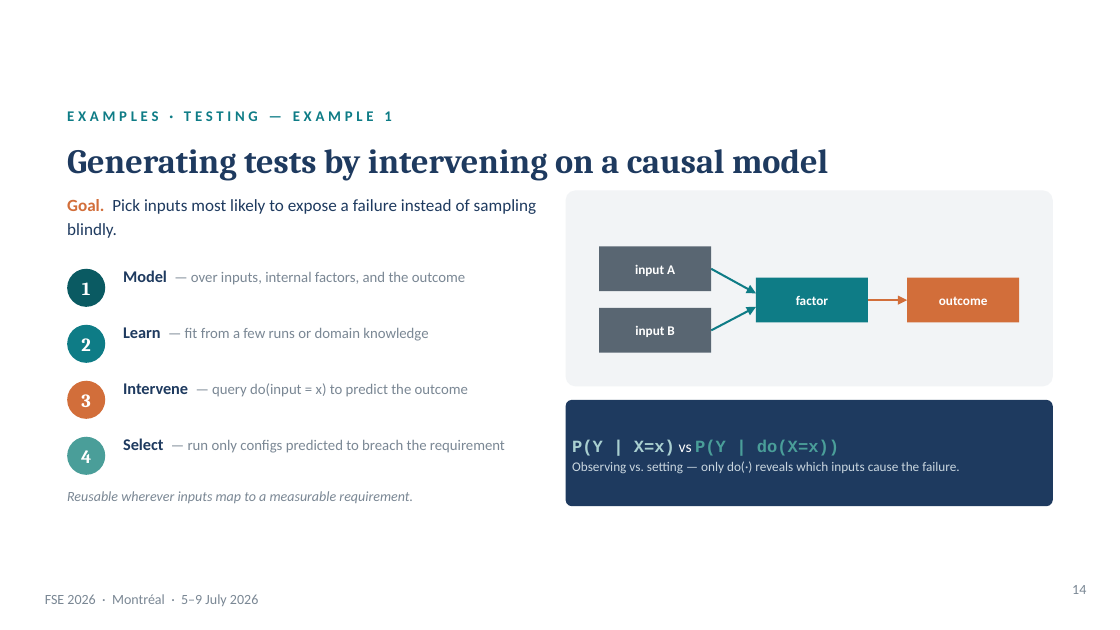
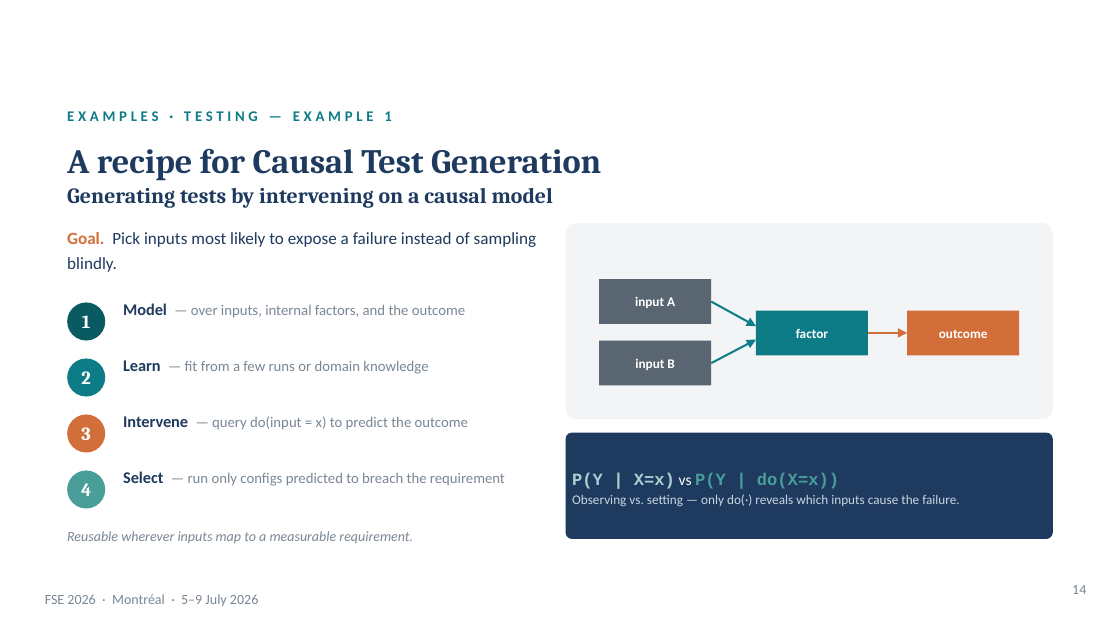
Before and after one commit to martinheyn/CI4SE_Tutorial, a slide deck: slide 13 of slides/Part 1 Causal Modelling_intro_testing_RCA.pptx (slide 14 before the commit). Drawn at 1120x630 pixels with LibreOffice and Linux fonts; fonts in the diff are those of the drawing; background and template pictures are left out. Boxes give left, top, right and bottom in pixels: in the first picture for what was removed or moved away, otherwise in the second. Text is boxed around its words. In the diff, an @@ line names an element or a change of style, - is before the commit and + after.

```diff
--- a/slides/Part 1 Causal Modelling_intro_testing_RCA.pptx
+++ b/slides/Part 1 Causal Modelling_intro_testing_RCA.pptx
@@ text at [67, 148, 601, 208]: text changed; size 22 to 14 pt @@
-Generating tests by intervening on a causal model
+A recipe for Causal Test Generation
+Generating tests by intervening on a causal model
@@ 3 rectangles, 2 arrows, 1 rounded rectangle: place and size @@
-3 rectangles, 2 arrows, 1 rounded rectangle at [566, 269, 1053, 506]
+3 rectangles, 2 arrows, 1 rounded rectangle at [566, 301, 1053, 539]
@@ 5 texts, 4 ellipses, 1 rectangle, 1 rounded rectangle, 1 arrow: place and size @@
-5 texts, 4 ellipses, 1 rectangle, 1 rounded rectangle, 1 arrow at [67, 190, 1053, 475]
+5 texts, 4 ellipses, 1 rectangle, 1 rounded rectangle, 1 arrow at [67, 223, 1053, 508]
@@ text "Reusable wherever inputs map to ...": place and size @@
-text "Reusable wherever inputs map to ..." at [67, 491, 413, 503]
+text "Reusable wherever inputs map to ..." at [67, 531, 413, 543]
```
Also in this commit, not shown: 18 other slides changed, 5 slides added, 12 slides removed, 2 other files.
